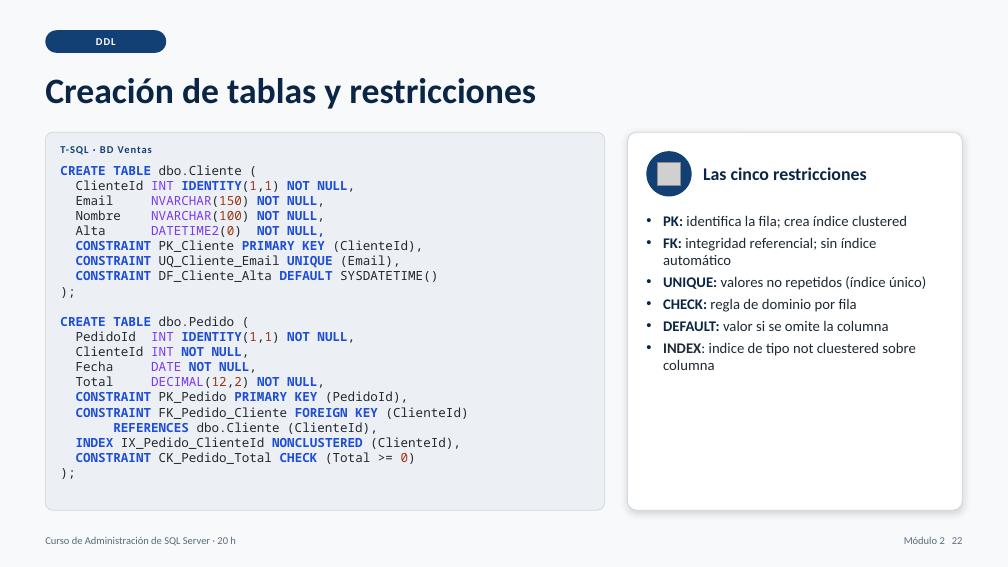
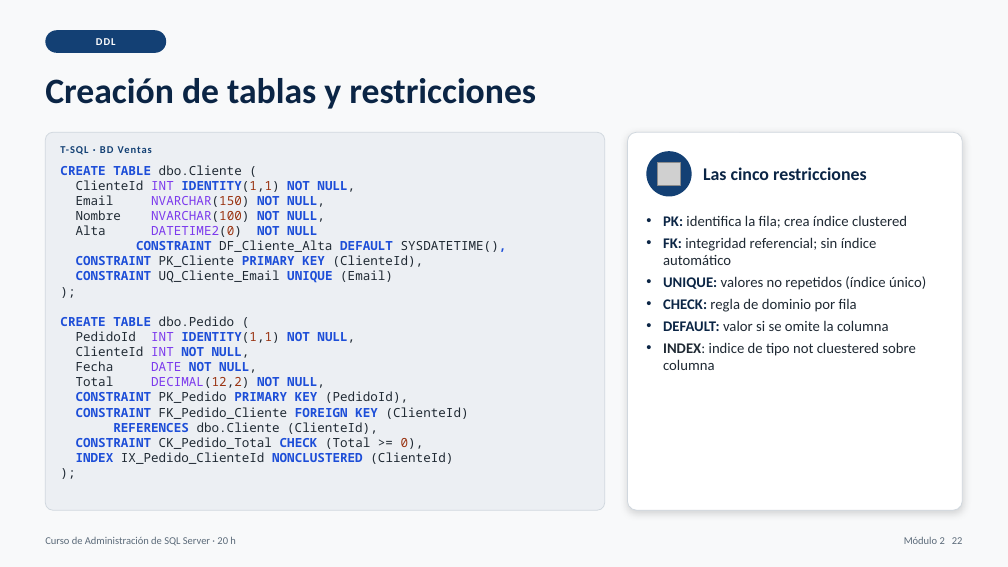
Before and after one commit to masalinas/training-sqlserver, a slide deck: slide 22 of curso_sql_server_dba_20h.pptx. Drawn at 1008x567 pixels with LibreOffice and Linux fonts; fonts in the diff are those of the drawing; grey boxes stand for pictures. Boxes give left, top, right and bottom in pixels: in the first picture for what was removed or moved away, otherwise in the second. Text is boxed around its words. In the diff, an @@ line names an element or a change of style, - is before the commit and + after.

```diff
--- a/curso_sql_server_dba_20h.pptx
+++ b/curso_sql_server_dba_20h.pptx
@@ text at [76,225,507,252]: text changed; text colour #7C3AED to #1F2933 @@
-Alta DATETIME2(0) NOT NULL,
+Alta DATETIME2(0) NOT NULL
+CONSTRAINT DF_Cliente_Alta DEFAULT SYSDATETIME(),
@@ text at [76,270,393,283]: text changed @@
-CONSTRAINT UQ_Cliente_Email UNIQUE (Email),
-CONSTRAINT DF_Cliente_Alta DEFAULT SYSDATETIME()
+CONSTRAINT UQ_Cliente_Email UNIQUE (Email)
@@ text at [76,437,453,464]: text changed @@
-INDEX IX_Pedido_ClienteId NONCLUSTERED (ClienteId),
-CONSTRAINT CK_Pedido_Total CHECK (Total >= 0)
+CONSTRAINT CK_Pedido_Total CHECK (Total >= 0),
+INDEX IX_Pedido_ClienteId NONCLUSTERED (ClienteId)
```
Also in this commit, not shown: 1 other file.
